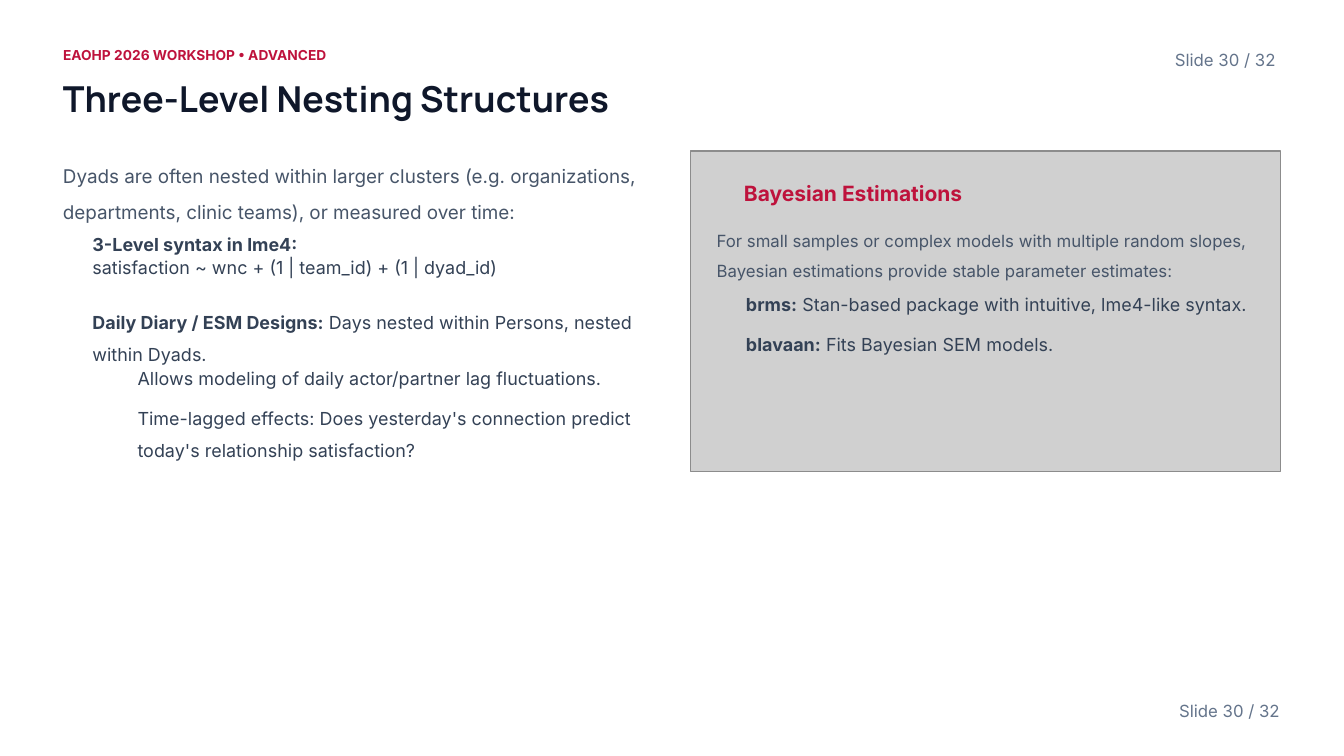
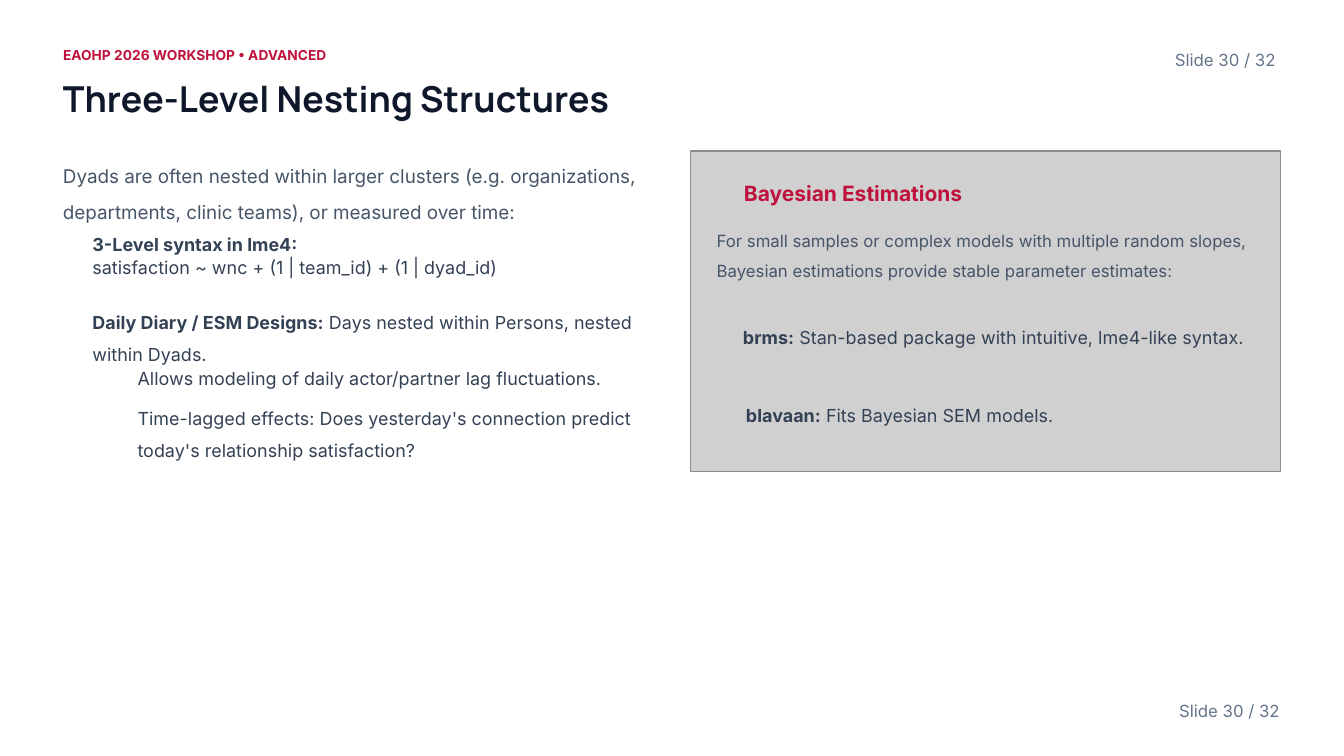
Before and after one commit to michaelides/apim, a slide deck: slide 30 of Dyadic Data Analysis in R.pptx. Drawn at 1344x756 pixels with LibreOffice and Linux fonts; fonts in the diff are those of the drawing; grey boxes stand for pictures; background and template pictures are left out. Boxes give left, top, right and bottom in pixels: in the first picture for what was removed or moved away, otherwise in the second. Text is boxed around its words. In the diff, an @@ line names an element or a change of style, - is before the commit and + after.

```diff
--- a/Dyadic Data Analysis in R.pptx
+++ b/Dyadic Data Analysis in R.pptx
@@ text "brms: Stan-based package with intuitive, ...": place and size @@
-text "brms: Stan-based package with intuitive, ..." at <box>746,297,1246,315</box>
+text "brms: Stan-based package with intuitive, ..." at <box>743,330,1243,348</box>
@@ text "blavaan: Fits Bayesian SEM models.": place and size @@
-text "blavaan: Fits Bayesian SEM models." at <box>746,337,1053,355</box>
+text "blavaan: Fits Bayesian SEM models." at <box>746,408,1053,426</box>
```
Also in this commit, not shown: 14 other slides changed, 20 other files.
